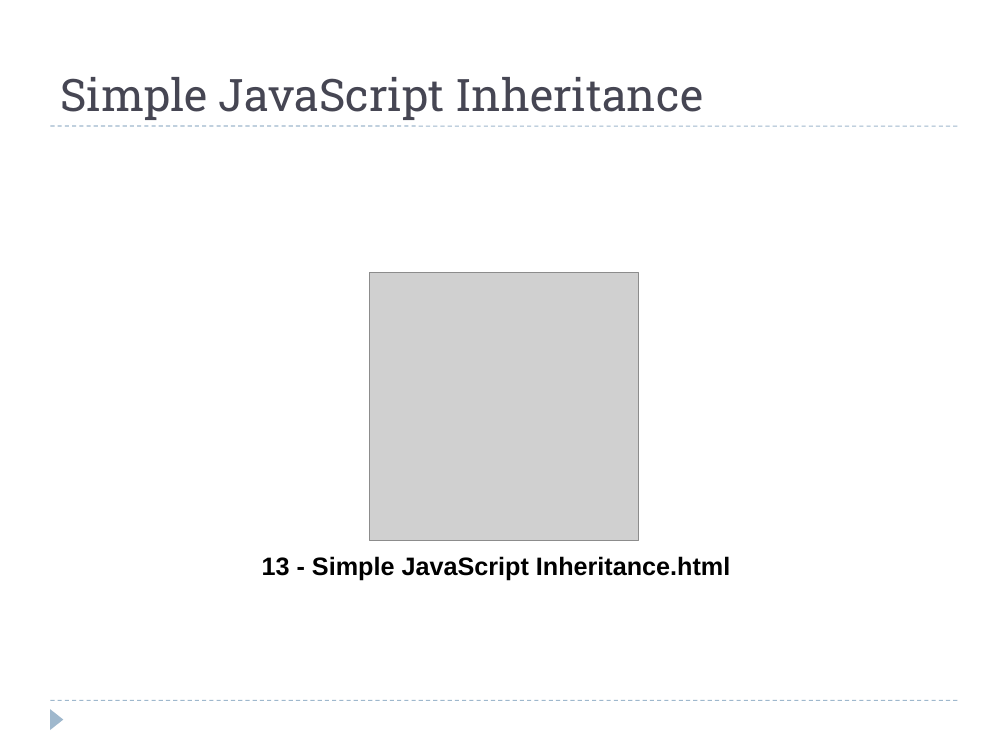
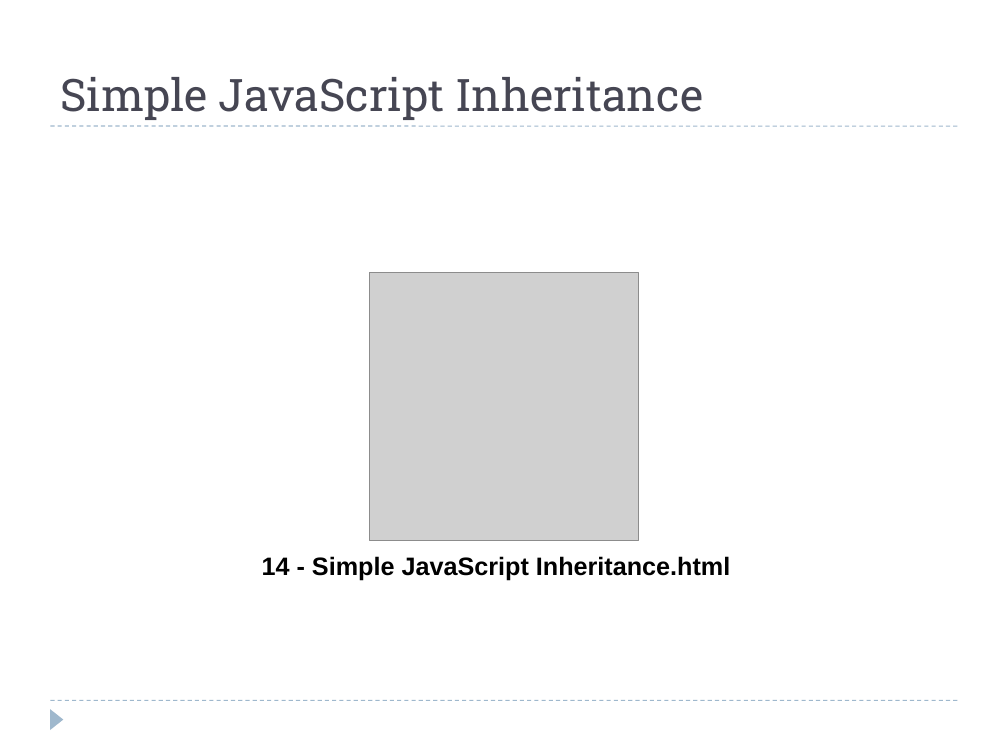
Before and after one commit to cosminnicula/OOJS, a slide deck: slide 47 of Presentation/HTML5 – Object Oriented JavaScript.ppt (slide 45 before the commit). Drawn at 1008x756 pixels with LibreOffice and Linux fonts; fonts in the diff are those of the drawing; grey boxes stand for pictures. Boxes give left, top, right and bottom in pixels: in the first picture for what was removed or moved away, otherwise in the second. Text is boxed around its words. In the diff, an @@ line names an element or a change of style, - is before the commit and + after.

```diff
--- a/Presentation/HTML5 – Object Oriented JavaScript.ppt
+++ b/Presentation/HTML5 – Object Oriented JavaScript.ppt
@@ text at (262, 556, 730, 580): text changed @@
-13 - Simple JavaScript Inheritance.html
+14 - Simple JavaScript Inheritance.html
```
Also in this commit, not shown: 9 other slides changed, 4 slides added, 1 slide removed, 9 other files.
